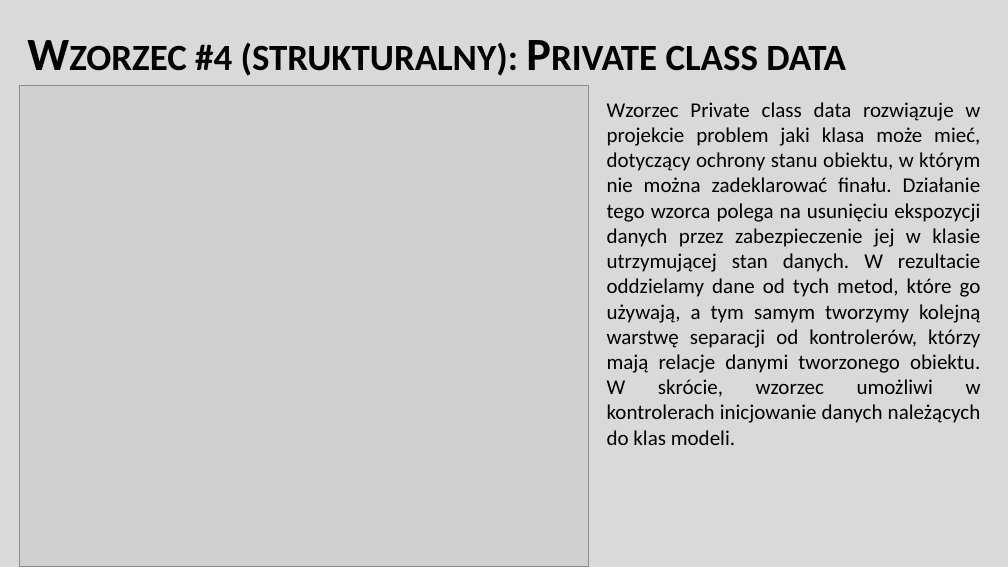
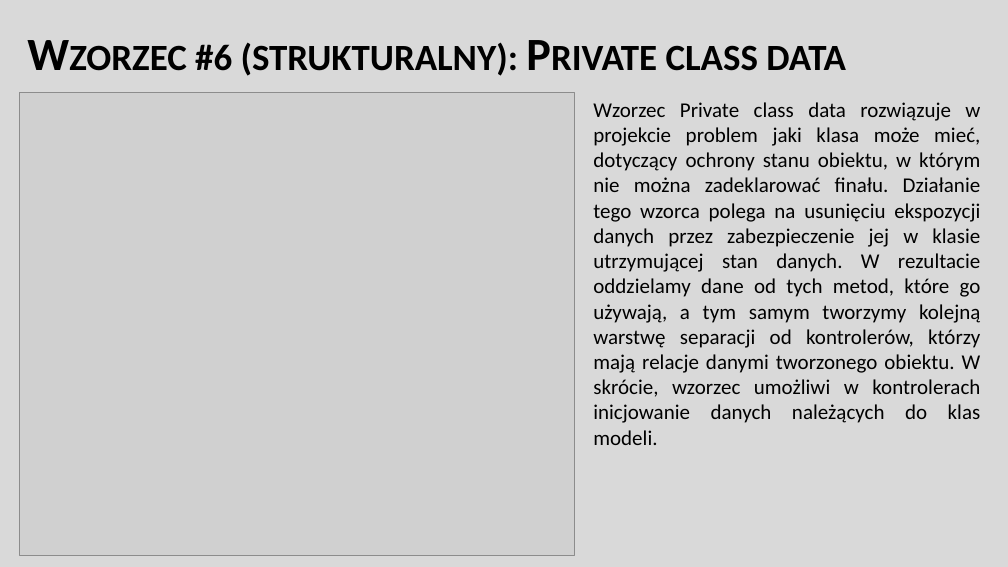
Before and after one commit to adambajguz/MusicPlayer, a slide deck: slide 13 of Documentation - PL/ZTP Dokumentation.pptx (slide 9 before the commit). Drawn at 1008x567 pixels with LibreOffice and Linux fonts; fonts in the diff are those of the drawing; grey boxes stand for pictures. Boxes give left, top, right and bottom in pixels: in the first picture for what was removed or moved away, otherwise in the second. Text is boxed around its words. In the diff, an @@ line names an element or a change of style, - is before the commit and + after.

```diff
--- a/Documentation - PL/ZTP Dokumentation.pptx
+++ b/Documentation - PL/ZTP Dokumentation.pptx
@@ title at (x1=195, y1=42, x2=846, y2=117): text changed @@
-Wzorzec #4 (strukturalny): Private class data
+Wzorzec #6 (strukturalny): Private class data
@@ picture resized from (x1=20, y1=85, x2=588, y2=566) to (x1=20, y1=93, x2=574, y2=556) @@
@@ text "Wzorzec Private class data rozwiązuje ..." rewrapped from (x1=607, y1=102, x2=981, y2=445) to (x1=593, y1=102, x2=981, y2=445) @@
```
Also in this commit, not shown: 19 other slides changed, 11 other files.
